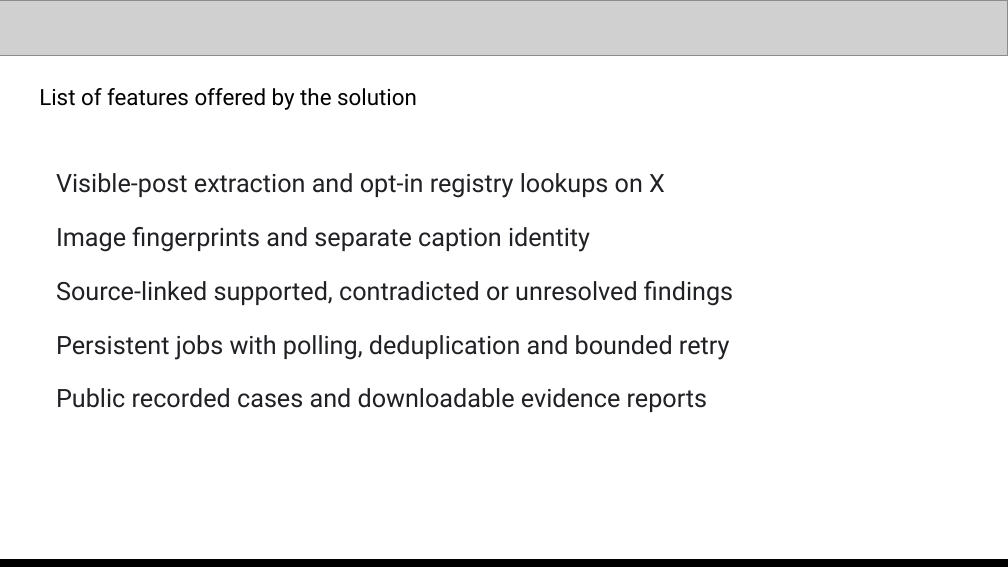
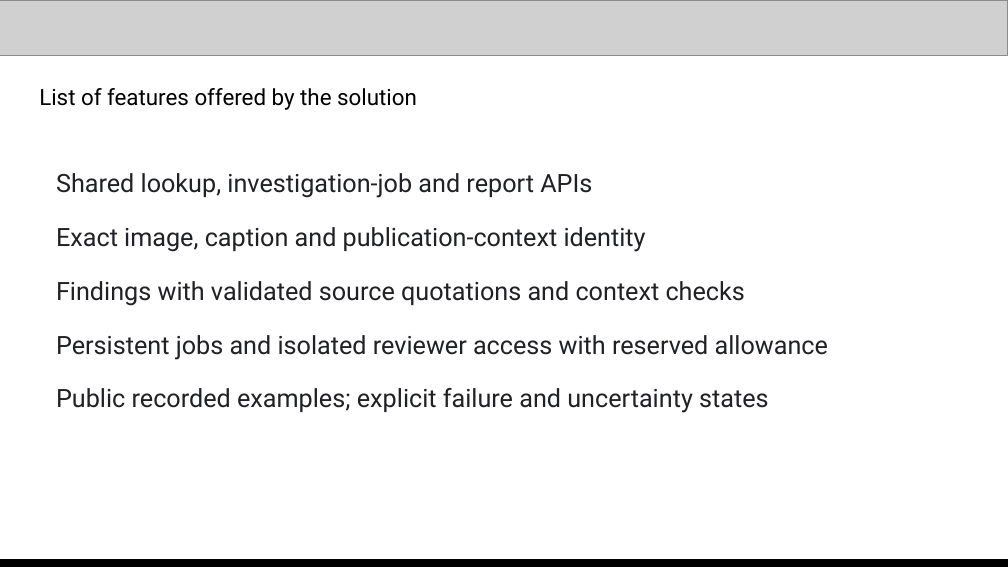
Before and after one commit to htg2704/proofmesh, a slide deck: slide 4 of submission/proofmesh-submission.pptx. Drawn at 1008x567 pixels with LibreOffice and Linux fonts; fonts in the diff are those of the drawing; grey boxes stand for pictures. Boxes give left, top, right and bottom in pixels: in the first picture for what was removed or moved away, otherwise in the second. Text is boxed around its words. In the diff, an @@ line names an element or a change of style, - is before the commit and + after.

Commit message:
Clarify investigation actions and present ProofMesh as an evidence rail

```diff
--- a/submission/proofmesh-submission.pptx
+++ b/submission/proofmesh-submission.pptx
@@ text at [56, 173, 828, 413]: text changed @@
-Visible-post extraction and opt-in registry lookups on X
-Image fingerprints and separate caption identity
-Source-linked supported, contradicted or unresolved findings
-Persistent jobs with polling, deduplication and bounded retry
-Public recorded cases and downloadable evidence reports
+Shared lookup, investigation-job and report APIs
+Exact image, caption and publication-context identity
+Findings with validated source quotations and context checks
+Persistent jobs and isolated reviewer access with reserved allowance
+Public recorded examples; explicit failure and uncertainty states
```
Also in this commit, not shown: 5 other slides changed, 1 slide added, 1 slide removed, 19 other files.
